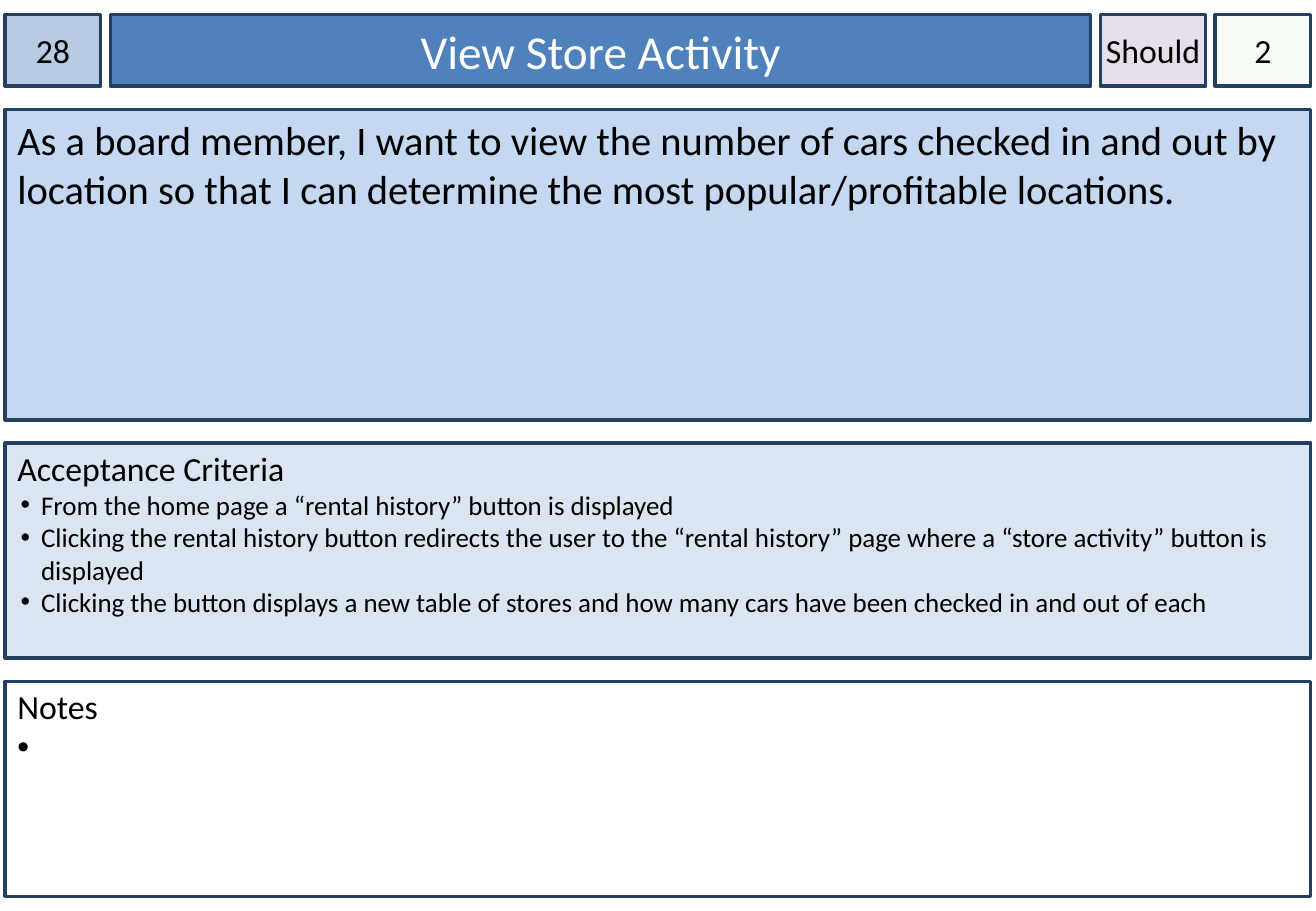
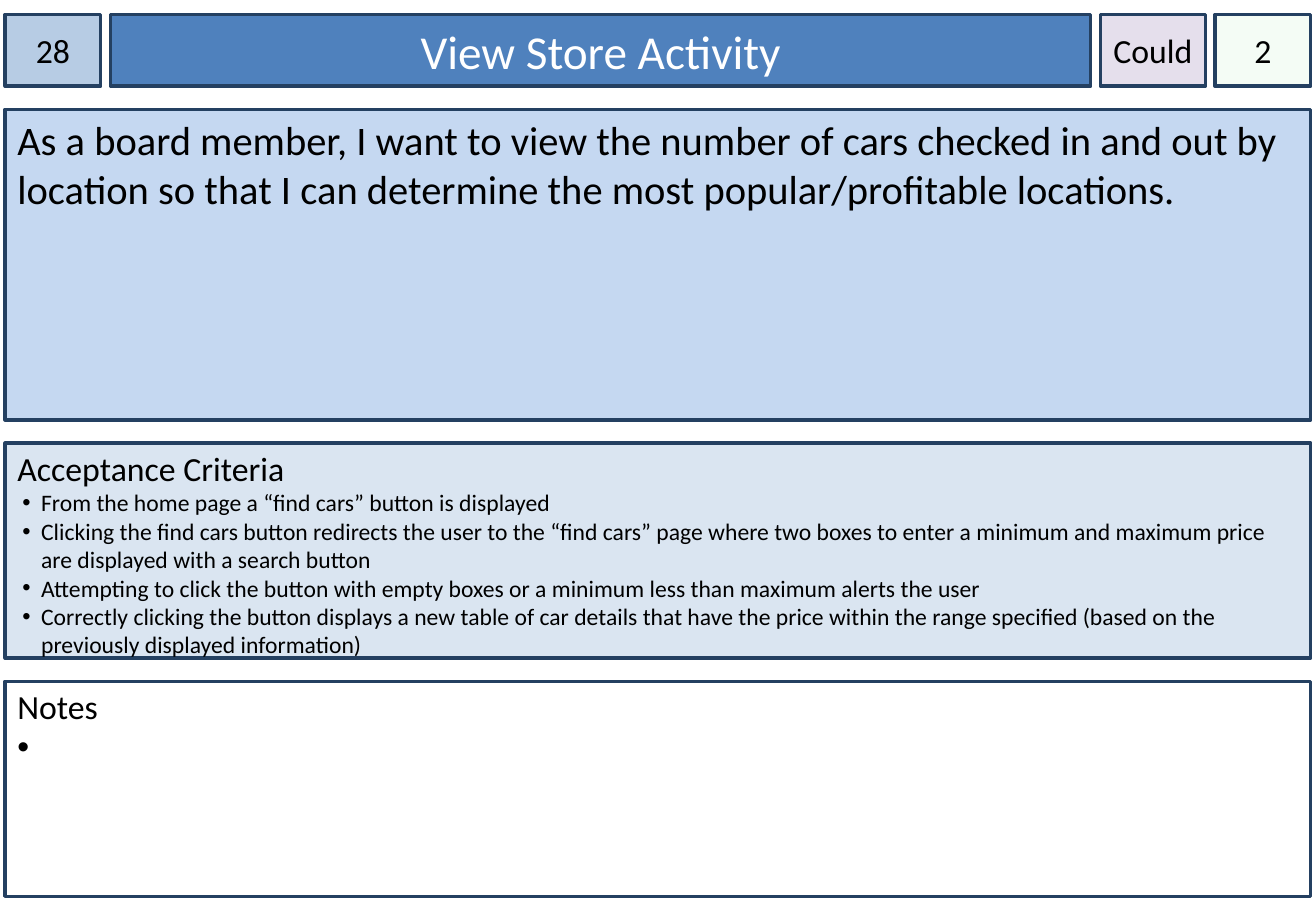
Before and after one commit to Azsorlex26/IFB299-Vroom-x3-Car-Rentals, a slide deck: slide 29 of User Story Cards.pptx (slide 28 before the commit). Drawn at 1316x911 pixels with LibreOffice and Linux fonts; fonts in the diff are those of the drawing. Boxes give left, top, right and bottom in pixels: in the first picture for what was removed or moved away, otherwise in the second. Text is boxed around its words. In the diff, an @@ line names an element or a change of style, - is before the commit and + after.

```diff
--- a/User Story Cards.pptx
+++ b/User Story Cards.pptx
@@ text in rectangle at (1113,39,1192,64): text changed @@
-Should
+Could
@@ text in rectangle at (41,494,1265,660): text changed; size 16 to 14 pt @@
-• From the home page a “rental history” button is displayed
-• Clicking the rental history button redirects the user to the “rental history” page where a “store activity” button is displayed
-• Clicking the button displays a new table of stores and how many cars have been checked in and out of each
+• From the home page a “find cars” button is displayed
+• Clicking the find cars button redirects the user to the “find cars” page where two boxes to enter a minimum and maximum price are displayed with a search button
+• Attempting to click the button with empty boxes or a minimum less than maximum alerts the user
+• Correctly clicking the button displays a new table of car details that have the price within the range specified (based on the previously displayed information)
```
Also in this commit, not shown: 3 slides added, 3 other files.
